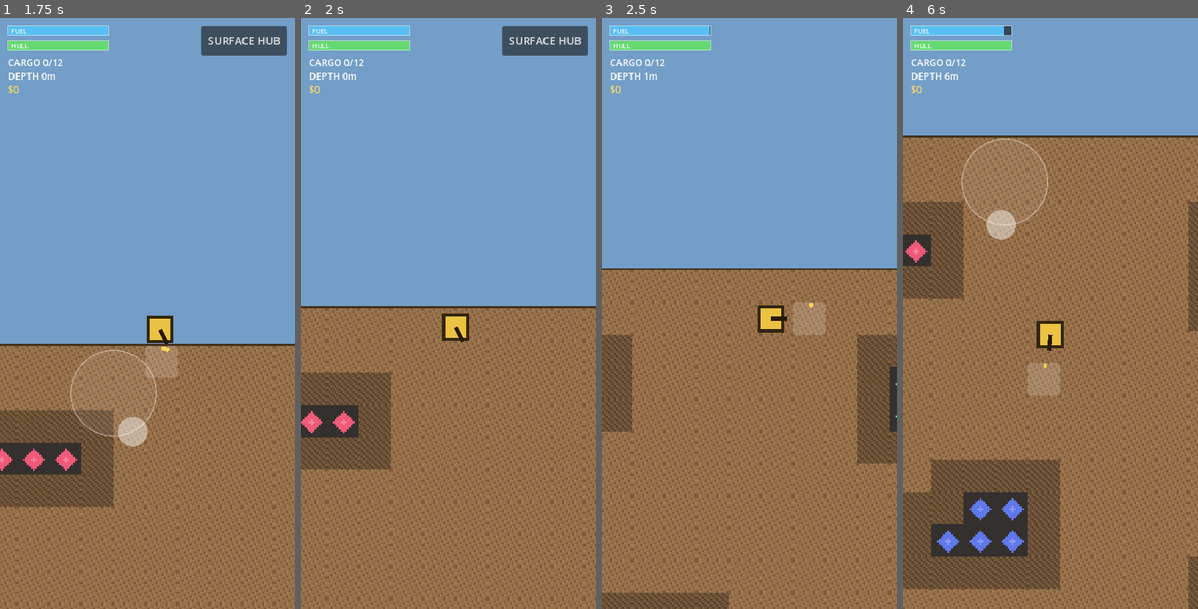
Above: before the commit, frames 1-4 (left to right).
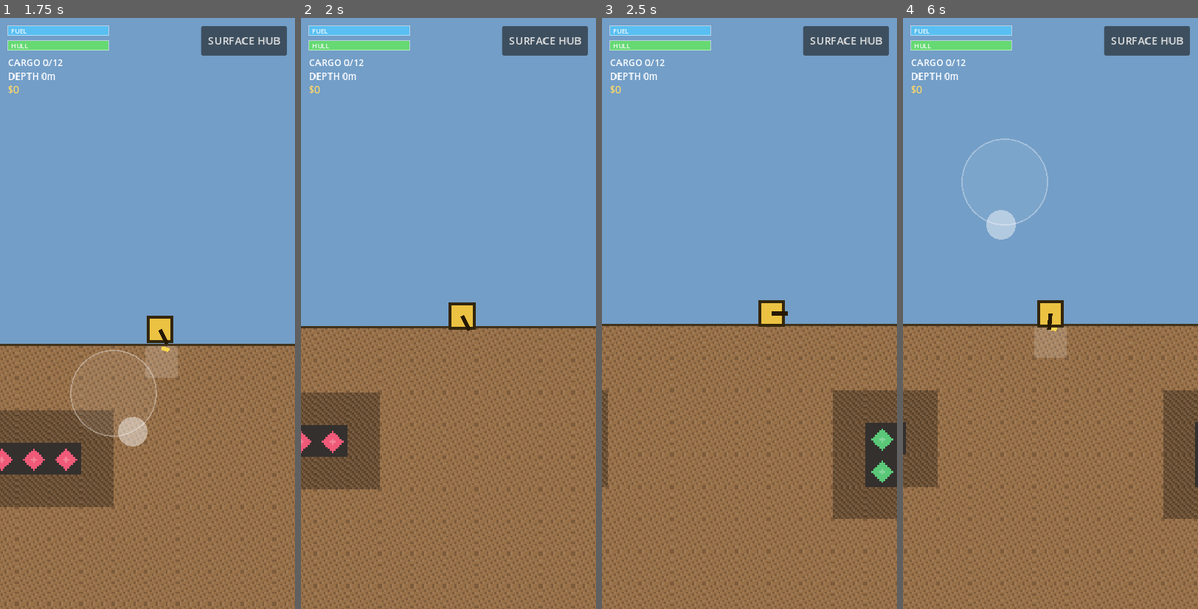
Above: after the commit, the same moments.

Repository: fiachramcv90/gem-mining-game
Game: Godot game, scene res://scenes/Main.tscn
Two runs of this game, one before a commit and one after it. Both use one fixed random seed, a clock stepped at 60 frames per second and the inputs below.
Inputs (mouse positions are in pixels of both pictures, inside the frame that each line leads up to):
- Up to frame 1 (1.75 s): move the mouse to (212, 283) at 0.52 s; hold Right (ui_right) 0.53-1.25 s; click (212, 283) at 0.67 s; drag from (88, 343) to (132, 431) at 1.27 s
- Up to frame 2 (2 s): no input
- Up to frame 3 (2.5 s): move the mouse to (779, 183) at 2.02 s; hold Right (ui_right) from 2.03 s (still down)
- Up to frame 4 (6 s): release Right (ui_right) at 2.75 s; drag from (1035, 431) to (962, 224) at 2.77 s; move the mouse to (1139, 402) at 3.52 s; hold Left (ui_left) 3.53-4.25 s; drag from (962, 224) to (1006, 165) at 4.27 s; move the mouse to (1065, 313) at 5.02 s; hold Down (ui_down) 5.03-5.75 s; click (1065, 313) at 5.17 s; drag from (1006, 165) to (991, 343) at 5.77 s

Frame 1 is identical in both runs. In frame 2, 21% of the frame differs, in the area x 0-100%, y 48-100%; in frame 3, 31%; in frame 4, 60%, in the area x 0-100%, y 1-100%.

Commit message:
Fix tile collision: bind atlas source to TileSet before adding polygons
The headless-run log showed 'Index p_layer_id = 0 is out of bounds
(physics.size() = 0)' for every tile: TileData only learns the TileSet's
physics layers once the source is added, so every collision polygon was
dropped and the world had no collision. Also hardens the game's CI gate to
fail on any engine ERROR line, which is exactly the class of green-but-broken
export the gate exists to catch (spec §14).

Co-Authored-By: Claude Fable 5 <noreply@anthropic.com>
Claude-Session: https://claude.ai/code/session_01Gn6VF74jqREGtMKsx6rmyX

Diff:
--- a/game/scripts/Mine.gd
+++ b/game/scripts/Mine.gd
@@ -196,6 +196,9 @@
 	var src := TileSetAtlasSource.new()
 	src.texture = ImageTexture.create_from_image(img)
 	src.texture_region_size = Vector2i(px, px)
+	# The source must be added to the TileSet BEFORE tiles get collision:
+	# TileData only knows the set's physics layers once the source is bound.
+	_source_id = ts.add_source(src)
 	var half := px * 0.5
 	var full_rect := PackedVector2Array([
 		Vector2(-half, -half), Vector2(half, -half),
@@ -205,7 +208,6 @@
 		var td := src.get_tile_data(Vector2i(i, 0), 0)
 		td.add_collision_polygon(0)
 		td.set_collision_polygon_points(0, 0, full_rect)
-	_source_id = ts.add_source(src)
 	return ts
 
 
Not shown, changed: .github/workflows/deploy-prototype.yml
